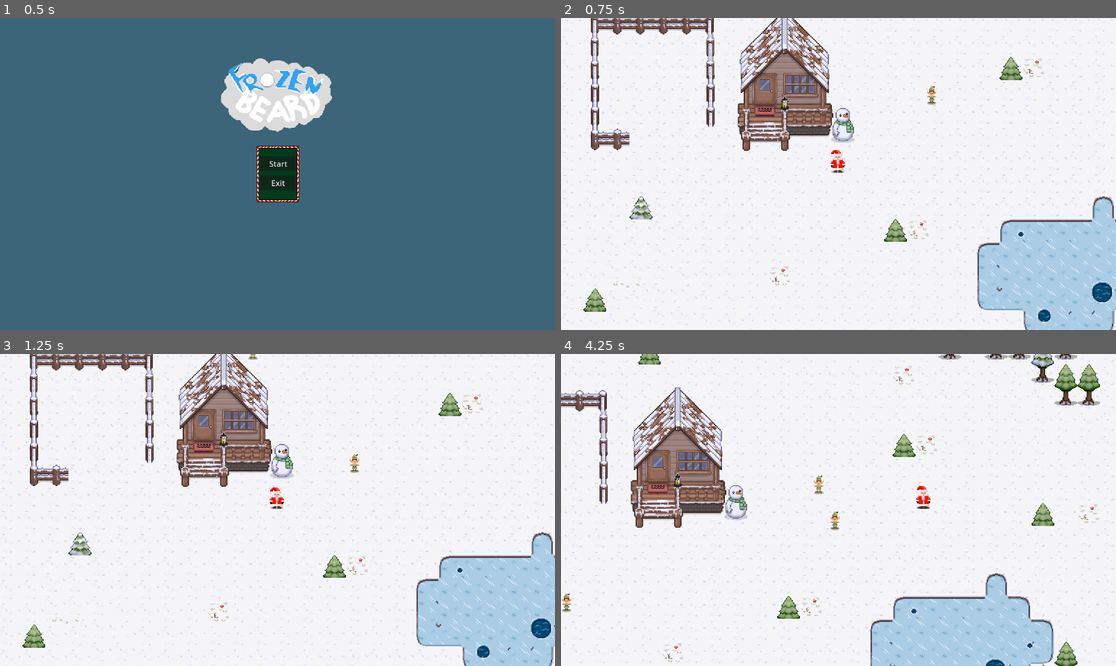
Above: before the commit, frames 1-4 (two rows, left to right).
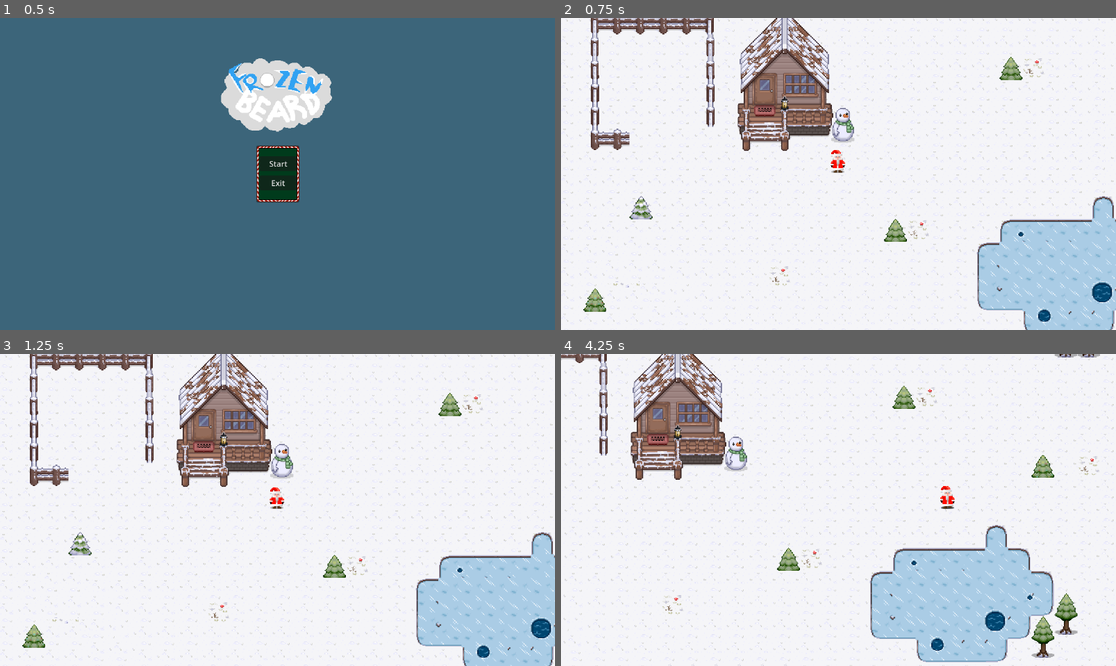
Above: after the commit, the same moments.

Repository: AllainDM/winter_jam
Game: Godot game, scene res://scene/Ui/MainWindow.tscn
Two runs of this game, one before a commit and one after it. Both use one fixed random seed, a clock stepped at 60 frames per second and the inputs below.
Inputs (mouse positions are in pixels of both pictures, inside the frame that each line leads up to):
- Up to frame 1 (0.5 s): no input
- Up to frame 2 (0.75 s): click "Start" at 0.5 s
- Up to frame 3 (1.25 s): no input
- Up to frame 4 (4.25 s): move the mouse to (960, 494) at 1.27 s; hold Right (ui_right) 1.28-2.03 s; click (960, 494) at 1.42 s; move the mouse to (727, 525) at 2.02 s; hold Down (ui_down) 2.03-2.78 s; move the mouse to (894, 441) at 2.77 s; hold Right (ui_right) 2.78-3.53 s; move the mouse to (810, 572) at 3.52 s; hold Up (ui_up) from 3.53 s (still down); click (810, 572) at 3.67 s

Frame 1 is identical in both runs. In frame 2, less than 0.1% of the frame differs, in the area x 65-68%, y 21-28%; in frame 3, less than 0.1%; in frame 4, 22%, in the area x 0-100%, y 0-100%.

Commit message:
Боты появляются при приближении игрока

Diff:
--- a/script/Code_sv/bot_scene_sv01.gd
+++ b/script/Code_sv/bot_scene_sv01.gd
@@ -1,6 +1,8 @@
 extends CharacterBody2D
 
 @onready var anim: AnimatedSprite2D = $AnimatedSprite2D
+@onready var collision_shape: CollisionShape2D = $CollisionShape2D
+
 @onready var start_position: Vector2 = position
 var speed: int = 100
 var target: CharacterBody2D = null
@@ -21,17 +23,24 @@
 # АКТИВАЦИЯ
 var player: Node2D = null
 var is_active: bool = false
-@export var activation_distance: float = 500.0  # Радиус активации
+@export var activation_distance: float = 50.0  # Радиус активации
 
 
 func _ready():
 	add_to_group("enemy")
 	# # Инициализируем случайную позицию для блуждания
-	target_position = get_random_wander_target()
+	# target_position = get_random_wander_target()
 
-	# player = get_tree().get_first_node_in_group("player")
-	# deactivate_bot()
-	# set_process(true)  # Включаем _process для проверки расстояния
+	# Находим игрока (должен быть в группе "player")
+	player = get_tree().get_first_node_in_group("player")
+
+	# Делаем бота невидимым и неактивным
+	anim.visible = false
+	collision_shape.disabled = true
+	set_physics_process(false)
+
+	# Запускаем проверку расстояния
+	set_process(true)
 
 	# Тест смерти бота
 	# # Смерть через 3 секунды для теста
@@ -65,6 +74,21 @@
 	# Получаем позицию мыши в глобальных координатах мира
 	target_position = get_global_mouse_position()
 	# print("Новая цель установлена: ", target_position)
+
+
+func _process(delta):
+	# Если бот еще не активен и игрок найден
+	if not is_active and player:
+		# Проверяем расстояние до игрока
+		if position.distance_to(player.position) < activation_distance:
+			# АКТИВИРУЕМСЯ
+			is_active = true
+			anim.visible = true
+			collision_shape.disabled = false
+			set_physics_process(true)
+
+			# Начинаем движение
+			target_position = get_random_wander_target()
 
 
 func _physics_process(delta: float) -> void:
--- a/script/player_01.gd
+++ b/script/player_01.gd
@@ -17,6 +17,9 @@
 var hit_tracks = [
 	"res://MusicSound/freeze.ogg"
 	]
+
+func _ready():
+	add_to_group("player")
 
 func _physics_process(delta: float) -> void:
 
